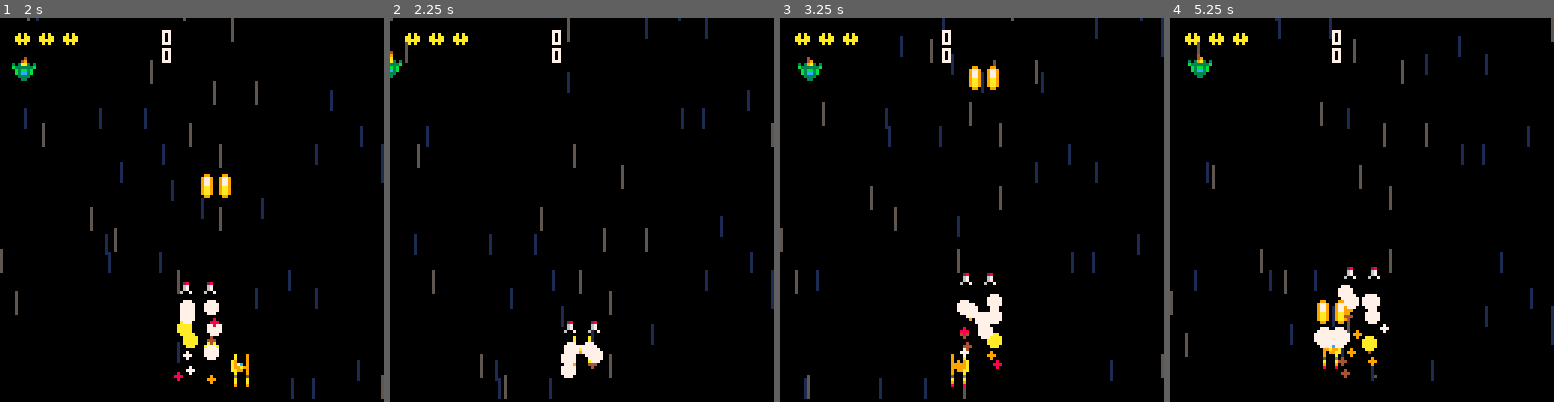
Above: before the commit, frames 1-4 (left to right).
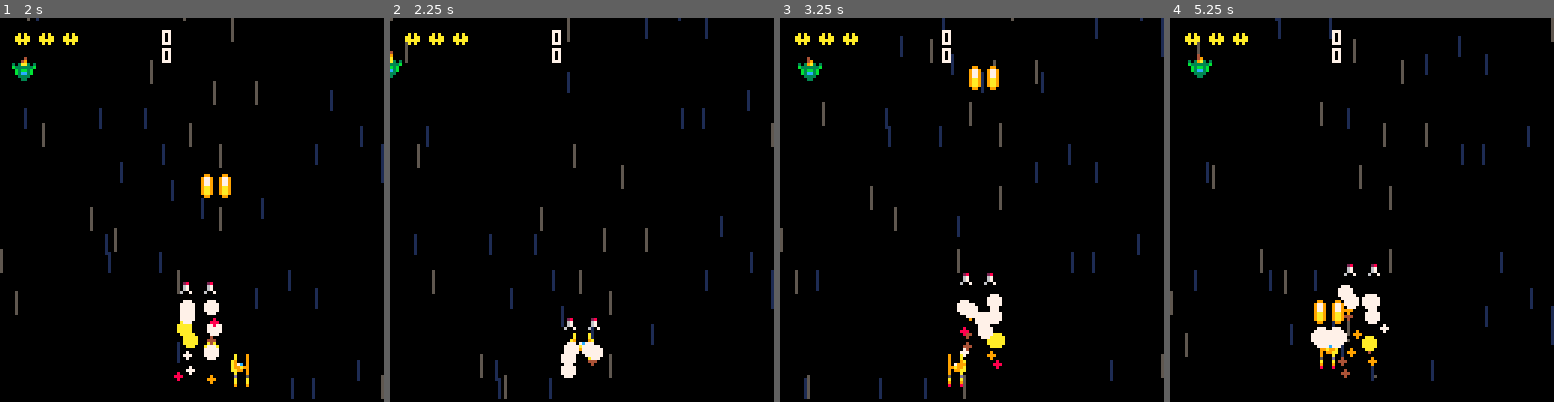
Above: after the commit, the same moments.

Repository: jmcarlson0320/pico8_dev
Game: PICO-8 cartridge shooter.p8
Same seed, same stepped clock (60 frames per second), same inputs: the game is played once before the commit and once after it.
Inputs:
- Up to frame 1 (2 s): tap X (X key) at 0.33, 1.07, 1.85 s; tap O (Z key) at 0.7, 1.7 s; hold Right from 1.6 s (still down)
- Up to frame 2 (2.25 s): release Right at 2.1 s; tap O (Z key) at 2.1 s; hold Up from 2.15 s (still down)
- Up to frame 3 (3.25 s): release Up at 2.42 s; hold Right 2.47-3.03 s; tap O (Z key) at 2.5, 2.9 s; tap X (X key) at 2.97 s; hold Left from 3.08 s (still down)
- Up to frame 4 (5.25 s): tap O (Z key) every 0.4 s from 3.3 to 4.9 s; release Left at 3.58 s; hold Down 3.63-3.97 s; hold Right 4.02-4.68 s; tap X (X key) at 4.08, 5.2 s; hold Up 4.73-5.03 s; hold Left from 5.08 s (still down)

Frame 1 is identical in both runs. In frame 2, 0.3% of the frame differs, in the area x 45-56%, y 78-92%; in frame 3, 0.3%; in frame 4, 0.7%, in the area x 36-55%, y 64-92%.

Commit message:
Fix stair-step diagonal movement

Diff:
--- a/shooter.p8
+++ b/shooter.p8
@@ -30,24 +30,19 @@
 function init_sandbox()
     _upd = update_sandbox
     _drw = draw_sandbox
-    ship = {}
-    ship.x = 10
-    ship.y = 128
+    init_ship()
 end
 
 function update_sandbox()
-    if #enemies == 0 then
-        spawn_triplet(64)
-    end
-    foreach(enemies, update_enemy)
-    foreach(enemy_bullets, update_bullet)
+    update_ship()
 end
 
 function draw_sandbox()
     cls(0)
-    foreach(enemies, draw_enemy)
-    foreach(enemy_bullets, draw_enemy_bullet)
+    draw_ship()
     print("sandbox\n", 0, 0, 7)
+    print(ship.x)
+    print(ship.y)
 end
 
 -- title
@@ -155,6 +150,7 @@
     hp = 4,
     score = 50,
     sprite = 81,
+    size = 1,
     hitbox = {
         x0 = 0,
         y0 = 0,
@@ -167,11 +163,25 @@
     hp = 25,
     score = 100,
     sprite = 65,
+    size = 1,
     hitbox = {
         x0 = 0,
         y0 = 0,
         x1 = 7,
         y1 = 6
+    }
+}
+
+baddy = {
+    hp = 100,
+    score = 1000,
+    sprite = 70,
+    size = 2,
+    hitbox = {
+        x0 = 0,
+        y0 = 0,
+        x1 = 15,
+        y1 = 15
     }
 }
 
@@ -187,6 +197,7 @@
     e.hp = enemy_type.hp
     e.score = enemy_type.score
     e.sprite = enemy_type.sprite
+    e.size = enemy_type.size
     e.drift_params = create_slow_drift()
     e.hitbox = enemy_type.hitbox
     e.flash = 0
@@ -246,7 +257,7 @@
             pal(i, 7)
         end
     end
-    spr(e.sprite, e.x, e.y)
+    spr(e.sprite, e.x, e.y, e.size, e.size)
     pal()
 end
 
@@ -292,8 +303,9 @@
     ship.x = 60
     ship.y = 112
     ship.dir = 0
+    ship.prev_dir = 0
     ship.lastdir = 0
-    ship.spd = 2
+    ship.spd = 3/2*1.414
     ship.sprites = {
         [1] = 33,
         [5] = 33,
@@ -318,7 +330,13 @@
 end
 
 function update_ship()
+    ship.prev_dir = ship.dir
     ship.dir = get_dir_from_input()
+    if ship.dir != ship.prev_dir then
+        ship.x = flr(ship.x + 0.5)
+        ship.y = flr(ship.y + 0.5)
+    end
+
     ship.x += x_dir[ship.dir] * ship.spd
     ship.y += y_dir[ship.dir] * ship.spd
     ship.x = mid(0, ship.x, 120)
@@ -940,6 +958,9 @@
     spr(frames[i], x, y)
 end
 
+function round(n)
+				return flr(n+0.5)
+end
 __gfx__
 000000000200080008000080008000200000000000008000000090000000a0000000a0000000a000000280000009900000000000000000000000000000000000
 00000000020008000800008000800020008080000000800000008000000090000000a00000009000000670000097790000000000000000000000000000000000
